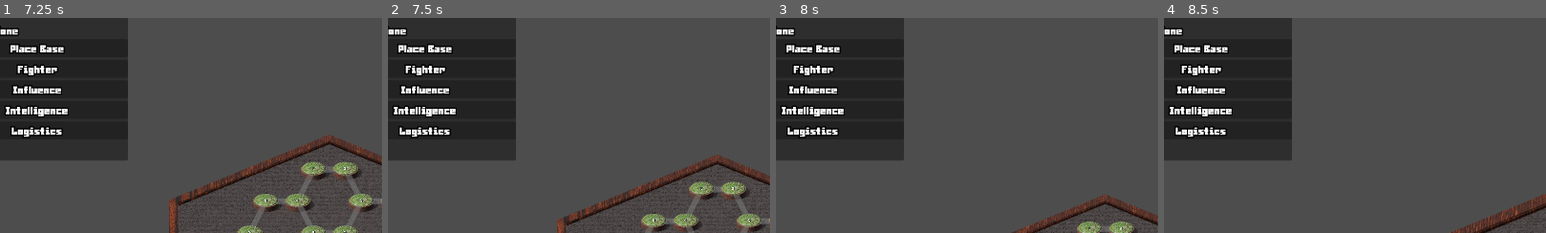
Above: before the commit, frames 1-4 (left to right).
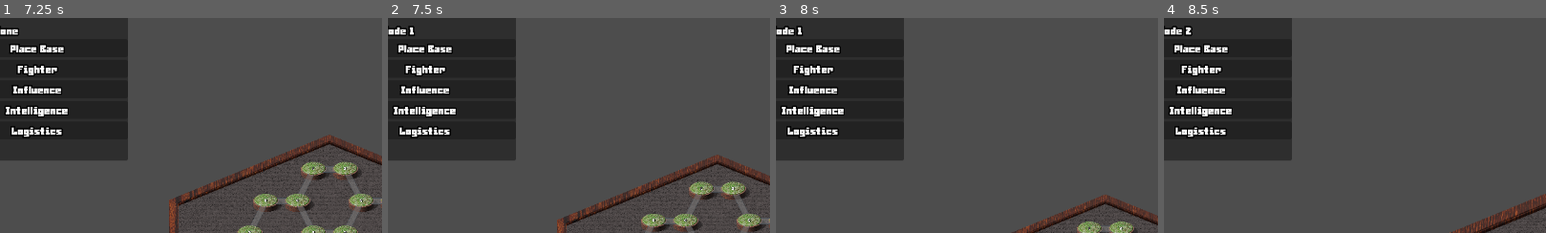
Above: after the commit, the same moments.

Repository: Sheepy3/insurgencygame
Game: Godot game, scene res://MapStuff/Map.tscn
Same seed, same stepped clock (60 frames per second), same inputs: the game is played once before the commit and once after it.
Inputs (mouse positions are % of the whole screen's width and height, from its top left):
- Up to frame 1 (7.25 s): click "NEXT PHASE" at 0.5 s; click "NEXT PHASE" at 1.25 s; click "Place Base" at 2 s; click "Fighter" at 2.75 s; click "Influence" at 3.5 s; click "Intelligence" at 4.25 s; click "Logistics" at 5 s; click "Cycle Player:" at 5.75 s; tap Enter at 6.5 s; move the mouse to (50, 28) at 6.52 s; hold W (Move_up) from 6.53 s (still down); click (50, 28) at 6.6 s
- Up to frame 2 (7.5 s): keep holding W (Move_up); move the mouse to (47, 44) at 7.27 s; tap Mouse wheel down (Scroll_down) at 7.35 s; click (47, 44) at 7.42 s
- Up to frame 3 (8 s): keep holding W (Move_up)
- Up to frame 4 (8.5 s): move the mouse to (53, 58) at 8.02 s; release W (Move_up) at 8.03 s; hold A (Move_left) from 8.03 s (still down); tap Mouse wheel up (Scroll_up) at 8.1 s; click (53, 58) at 8.17 s
The pictures show only the part of the screen within x 7-57%, y 6-56%; the shares and areas given below are measured in that part.

Frame 1 is identical in both runs. In frame 2, less than 0.1% of the frame differs, in the area x 2-7%, y 3-9%; in frame 3, less than 0.1%; in frame 4, 0.1%, in the area x 2-8%, y 3-9%.

Commit message:
config gui

Diff:
--- a/GUI/Button_Theme.tres
+++ b/GUI/Button_Theme.tres
@@ -8,3 +8,4 @@
 Button/colors/font_color = Color(1, 1, 1, 1)
 Button/colors/font_outline_color = Color(0, 0, 0, 1)
 Button/constants/outline_size = 9
+OptionButton/constants/outline_size = 9
--- /dev/null
+++ b/GUI/Game_Config.tscn
@@ -0,0 +1,63 @@
+[gd_scene load_steps=3 format=3 uid="uid://dgbqd71wy0wmq"]
+
+[ext_resource type="LabelSettings" uid="uid://1enntx58kkhe" path="res://GUI/Game_UI.tres" id="1_8cj6o"]
+[ext_resource type="Theme" uid="uid://de8ppri0rbmul" path="res://GUI/Button_Theme.tres" id="2_qer0v"]
+
+[node name="CanvasLayer" type="CanvasLayer"]
+
+[node name="Panel" type="Panel" parent="."]
+anchors_preset = 8
+anchor_left = 0.5
+anchor_top = 0.5
+anchor_right = 0.5
+anchor_bottom = 0.5
+offset_left = -61.5
+offset_top = -85.5
+offset_right = 61.5
+offset_bottom = 85.5
+grow_horizontal = 2
+grow_vertical = 2
+
+[node name="VBoxContainer" type="VBoxContainer" parent="Panel"]
+layout_mode = 1
+anchors_preset = 8
+anchor_left = 0.5
+anchor_top = 0.5
+anchor_right = 0.5
+anchor_bottom = 0.5
+offset_left = -48.0
+offset_top = -40.5
+offset_right = 48.0
+offset_bottom = 40.5
+grow_horizontal = 2
+grow_vertical = 2
+
+[node name="Label" type="Label" parent="Panel/VBoxContainer"]
+layout_mode = 2
+size_flags_horizontal = 4
+text = "Map Size"
+label_settings = ExtResource("1_8cj6o")
+
+[node name="OptionButton" type="OptionButton" parent="Panel/VBoxContainer"]
+layout_mode = 2
+theme = ExtResource("2_qer0v")
+item_count = 4
+popup/item_0/text = "Tiny (2)"
+popup/item_0/id = 0
+popup/item_1/text = "Small (2-3)"
+popup/item_1/id = 1
+popup/item_2/text = "Normal (4)"
+popup/item_2/id = 2
+popup/item_3/text = "Large (6)"
+popup/item_3/id = 3
+
+[node name="Control" type="Control" parent="Panel/VBoxContainer"]
+custom_minimum_size = Vector2(0, 30)
+layout_mode = 2
+
+[node name="Button" type="Button" parent="Panel/VBoxContainer"]
+layout_mode = 2
+size_flags_horizontal = 4
+size_flags_vertical = 6
+theme = ExtResource("2_qer0v")
+text = "Start Game"
--- a/MapStuff/Map_Node.tscn
+++ b/MapStuff/Map_Node.tscn
@@ -1,11 +1,9 @@
 [gd_scene load_steps=11 format=3 uid="uid://cxejesper0f6a"]
 
 [ext_resource type="Script" uid="uid://cbv2liai04byg" path="res://MapStuff/map_node.gd" id="1_8ofst"]
-
 [ext_resource type="Texture2D" uid="uid://1cn52mej0hu" path="res://Assets/node_new_shadow.png" id="2_u4wi3"]
 [ext_resource type="Texture2D" uid="uid://d3wuw0cyn7rae" path="res://Assets/node_split_base.png" id="3_i1oa1"]
 [ext_resource type="Texture2D" uid="uid://cgj87c5anvjcn" path="res://Assets/node_split_top.png" id="4_2ecm6"]
-
 [ext_resource type="Texture2D" uid="uid://cjgd2islnk1dx" path="res://Assets/Military/Tent.png" id="4_5ec75"]
 [ext_resource type="FontFile" uid="uid://jeu6ag8vn6v7" path="res://GUI/Bitrimus.ttf" id="5_2ecm6"]
 [ext_resource type="Shader" uid="uid://dirmfbhesf0h7" path="res://Assets/Shaders/Player_Color.gdshader" id="5_ap6hx"]
@@ -70,7 +68,6 @@
 vertical_alignment = 1
 
 [node name="Map_Node_Area2D" type="Area2D" parent="."]
-visible = false
 z_index = 1
 
 [node name="CollisionShape2D" type="CollisionShape2D" parent="Map_Node_Area2D"]
